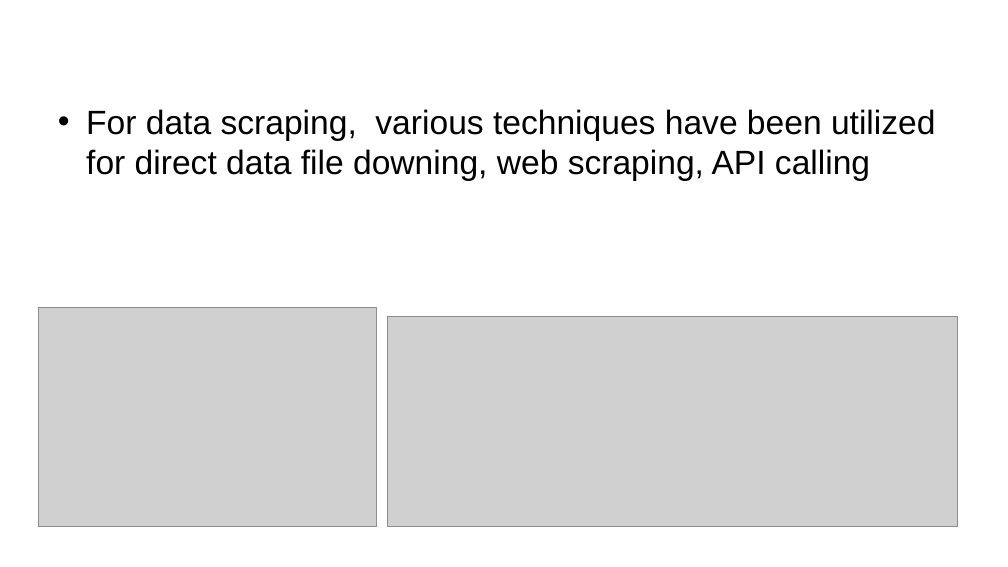
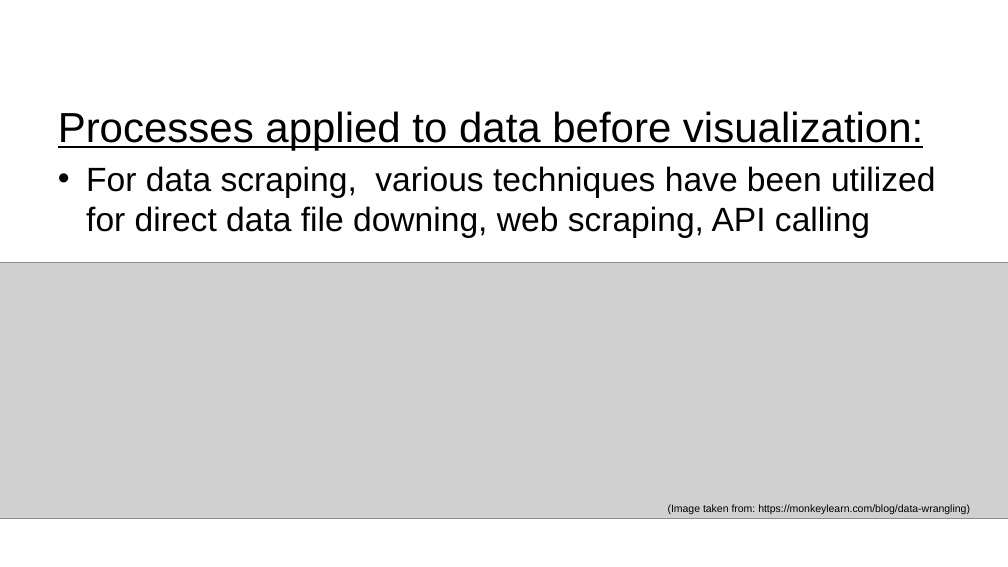
Before and after one commit to ansrali/data422-group-project, a slide deck: slide 14 of Group Project Presentation.pptx (slide 11 before the commit). Drawn at 1008x567 pixels with LibreOffice and Linux fonts; fonts in the diff are those of the drawing; grey boxes stand for pictures; background and template pictures are left out. Boxes give left, top, right and bottom in pixels: in the first picture for what was removed or moved away, otherwise in the second. Text is boxed around its words. In the diff, an @@ line names an element or a change of style, - is before the commit and + after.

Commit message:
Added my slides to the presentation

```diff
--- a/Group Project Presentation.pptx
+++ b/Group Project Presentation.pptx
@@ text at bbox=[58, 111, 923, 151]: paragraph added @@
+Processes applied to data before visualization:
@@ picture: place and size @@
-picture at bbox=[388, 316, 958, 526]
+picture at bbox=[0, 262, 1008, 520]
@@ picture removed at bbox=[39, 307, 377, 526] @@
@@ text added at bbox=[668, 504, 970, 514], 10 pt, text #000000 @@
+(Image taken from: https://monkeylearn.com/blog/data-wrangling)
```
Also in this commit, not shown: 4 slides added, 1 slide removed.
